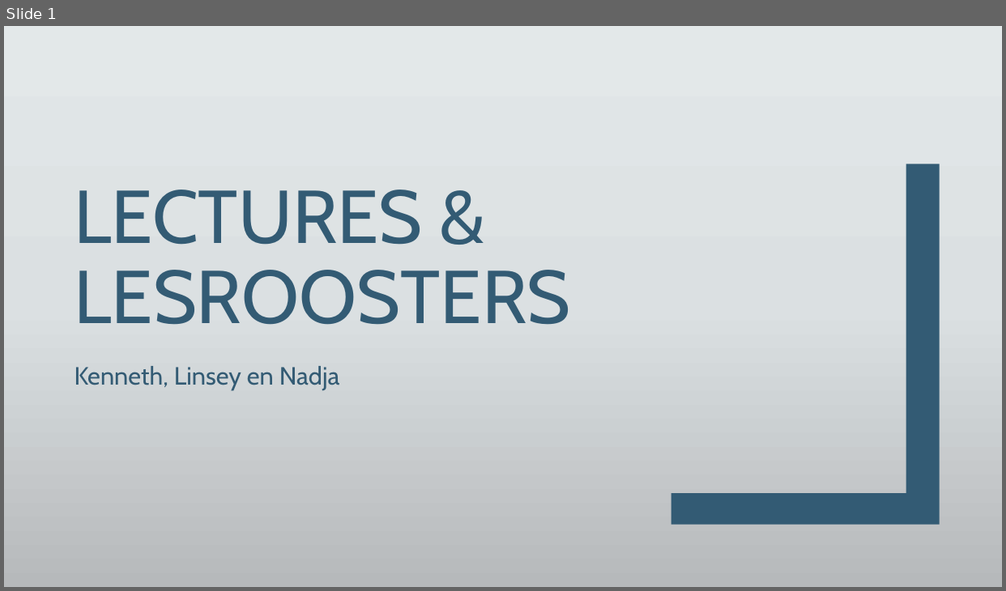
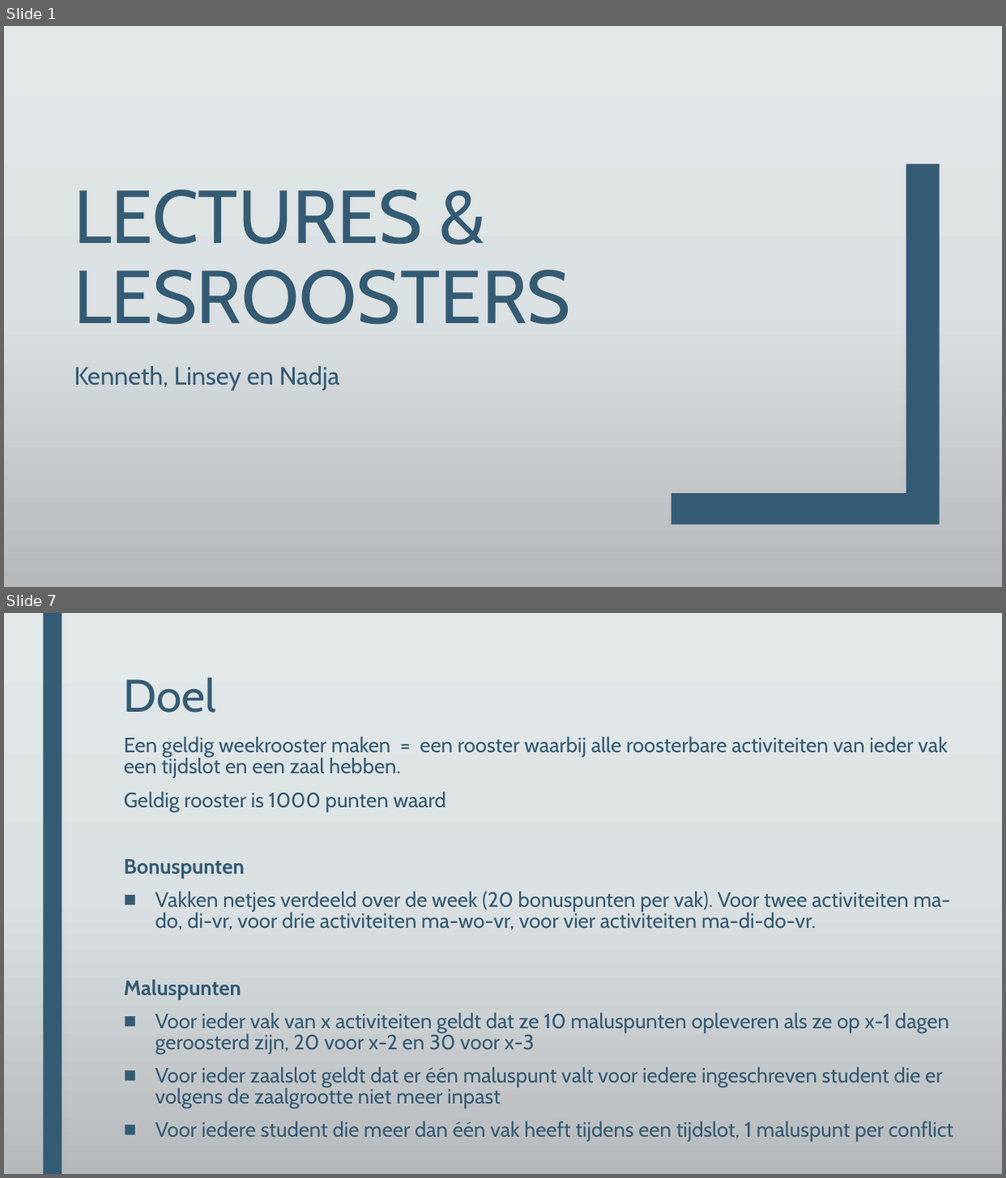
Before and after one commit to DeRoostermakers/Heuristieken, a slide deck: Presentaties/Week1/Lectures & Lesroosters Inleiding.pptx. Shown one above the other, each under a label of ours: slide 1 before the commit, slides 1 and 7 after it; the slides between them are not shown. The pictures are 1006x591 and 1006x1178 pixels, drawn with LibreOffice and Linux fonts; fonts in the diff are those of the drawing; background and template pictures are left out. Boxes give left, top, right and bottom in pixels: in the first picture for what was removed or moved away, otherwise in the second. Text is boxed around its words. In the diff, an @@ line names an element or a change of style, - is before the commit and + after.

```diff
--- a/Presentaties/Week1/Lectures & Lesroosters Inleiding.pptx
+++ b/Presentaties/Week1/Lectures & Lesroosters Inleiding.pptx
@@ slide 7 added at (4, 613, 1002, 1174), background gradient #E3E8EA to #DCE0E2 to #B6BABC @@
@@ rectangle added at (43, 613, 62, 1174), fill #335B74 @@
@@ title added at (124, 677, 216, 713), 44 pt, text #335B74 @@
+Doel
@@ text added at (124, 736, 953, 1142), 20 pt, text #335B74 @@
+Een geldig weekrooster maken = een rooster waarbij alle roosterbare activiteiten van ieder vak een tijdslot en een zaal hebben.
+Geldig rooster is 1000 punten waard
+Bonuspunten
+■ Vakken netjes verdeeld over de week (20 bonuspunten per vak). Voor twee activiteiten ma-do, di-vr, voor drie activiteiten ma-wo-vr, voor vier activiteiten ma-di-do-vr.
+Maluspunten
+■ Voor ieder vak van x activiteiten geldt dat ze 10 maluspunten opleveren als ze op x-1 dagen geroosterd zijn, 20 voor x-2 en 30 voor x-3
+■ Voor ieder zaalslot geldt dat er één maluspunt valt voor iedere ingeschreven student die er volgens de zaalgrootte niet meer inpast
+■ Voor iedere student die meer dan één vak heeft tijdens een tijdslot, 1 maluspunt per conflict
```
Also in this commit, not shown: 1 slide changed, 5 other slides added, 2 slides removed, 13 other files.
